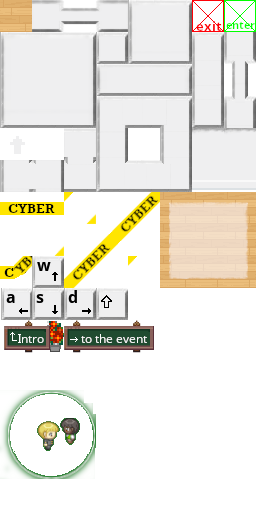
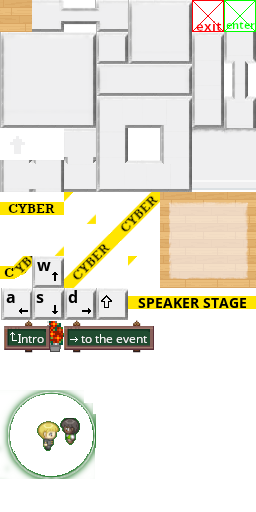
Revision of a layered 256 x 512 image; what changed, layer by layer:
added layer "SPEAKER STAGE" above "Pasted Layer" over left=138, top=298, right=247, bottom=308
painted on "Pasted Layer" over left=32, top=0, right=256, bottom=309
